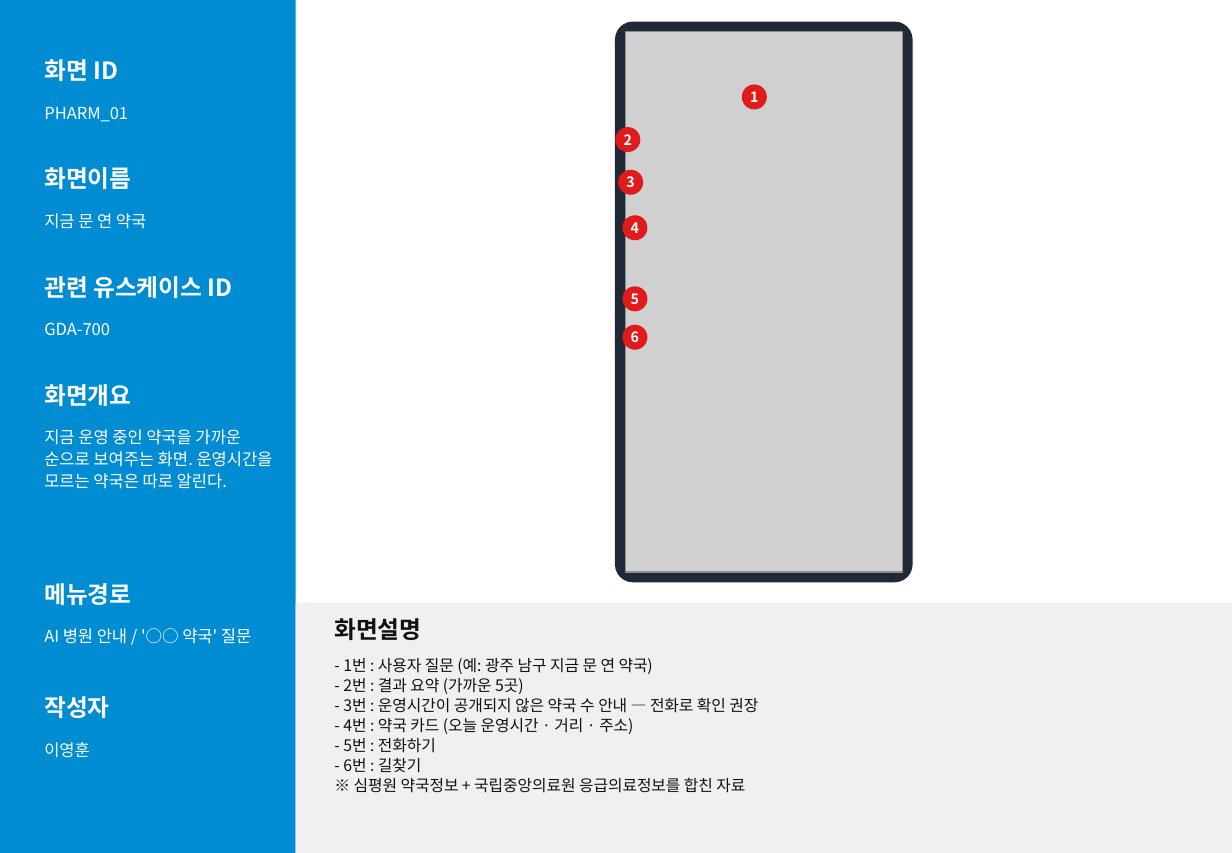
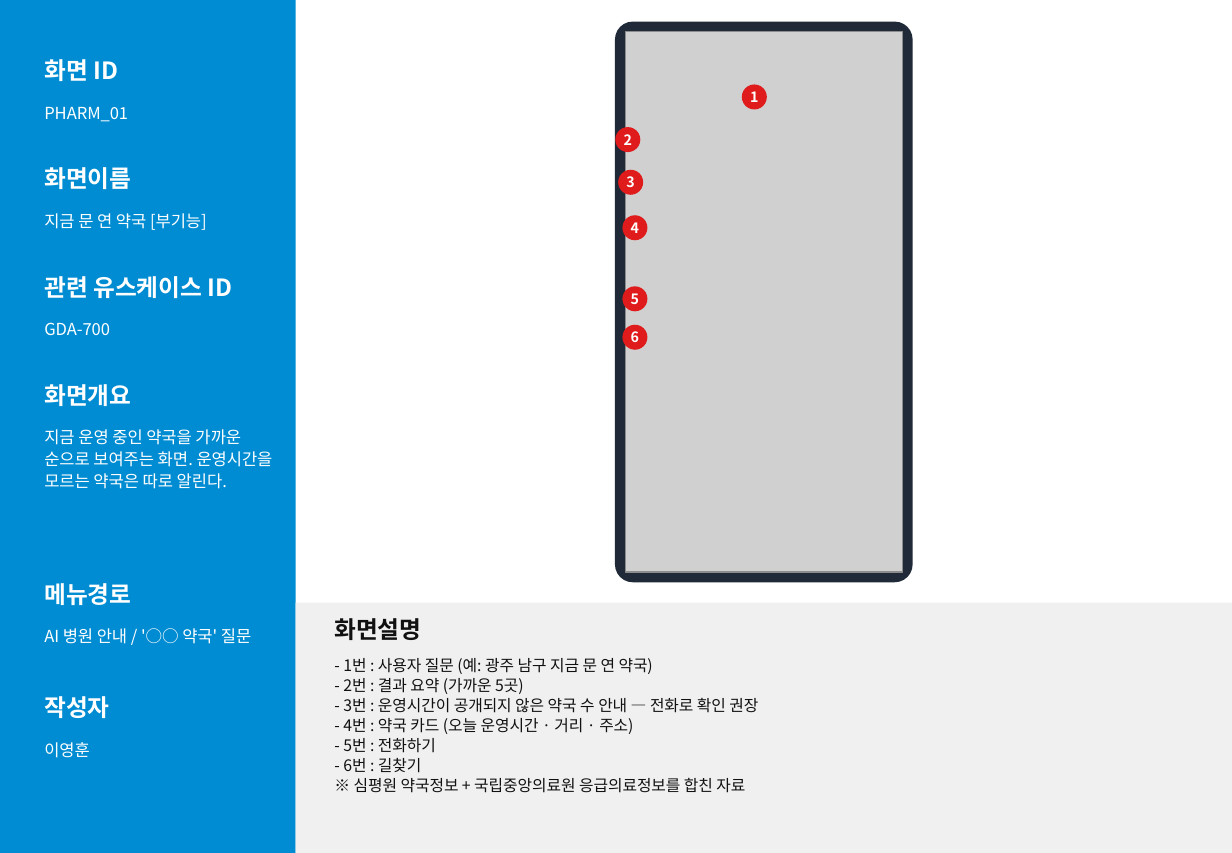
Before and after one commit to lee020304/goodoc-demo, a slide deck: slide 16 of screen/화면설계서_독수리5형제.pptx. Drawn at 1232x853 pixels with LibreOffice and Linux fonts; fonts in the diff are those of the drawing; grey boxes stand for pictures. Boxes give left, top, right and bottom in pixels: in the first picture for what was removed or moved away, otherwise in the second. Text is boxed around its words. In the diff, an @@ line names an element or a change of style, - is before the commit and + after.

```diff
--- a/screen/화면설계서_독수리5형제.pptx
+++ b/screen/화면설계서_독수리5형제.pptx
@@ text at box(44, 213, 207, 230): text changed @@
-지금 문 연 약국
+지금 문 연 약국 [부기능]
```
Also in this commit, not shown: 12 other slides changed, 29 other files.
